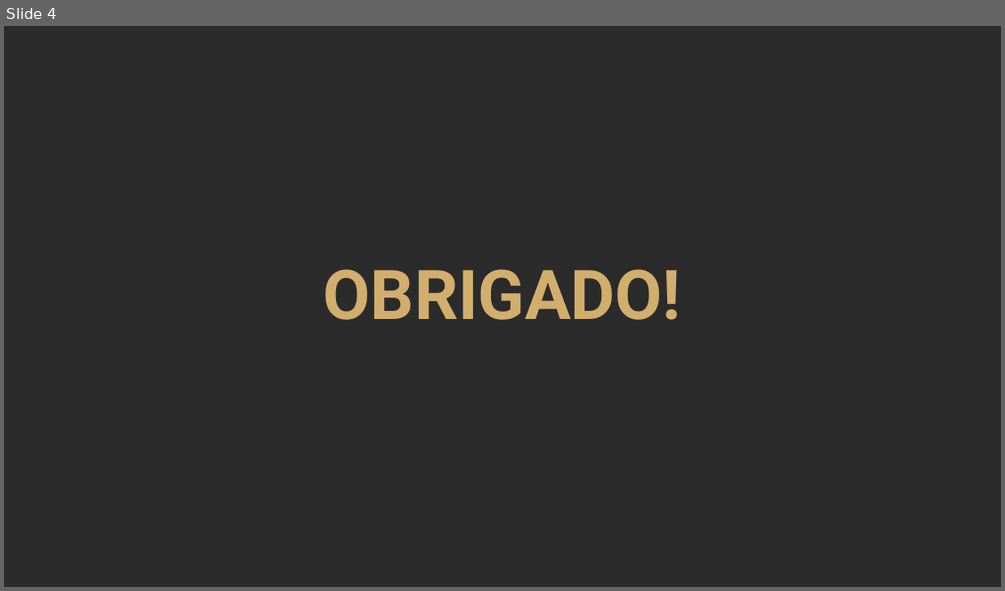
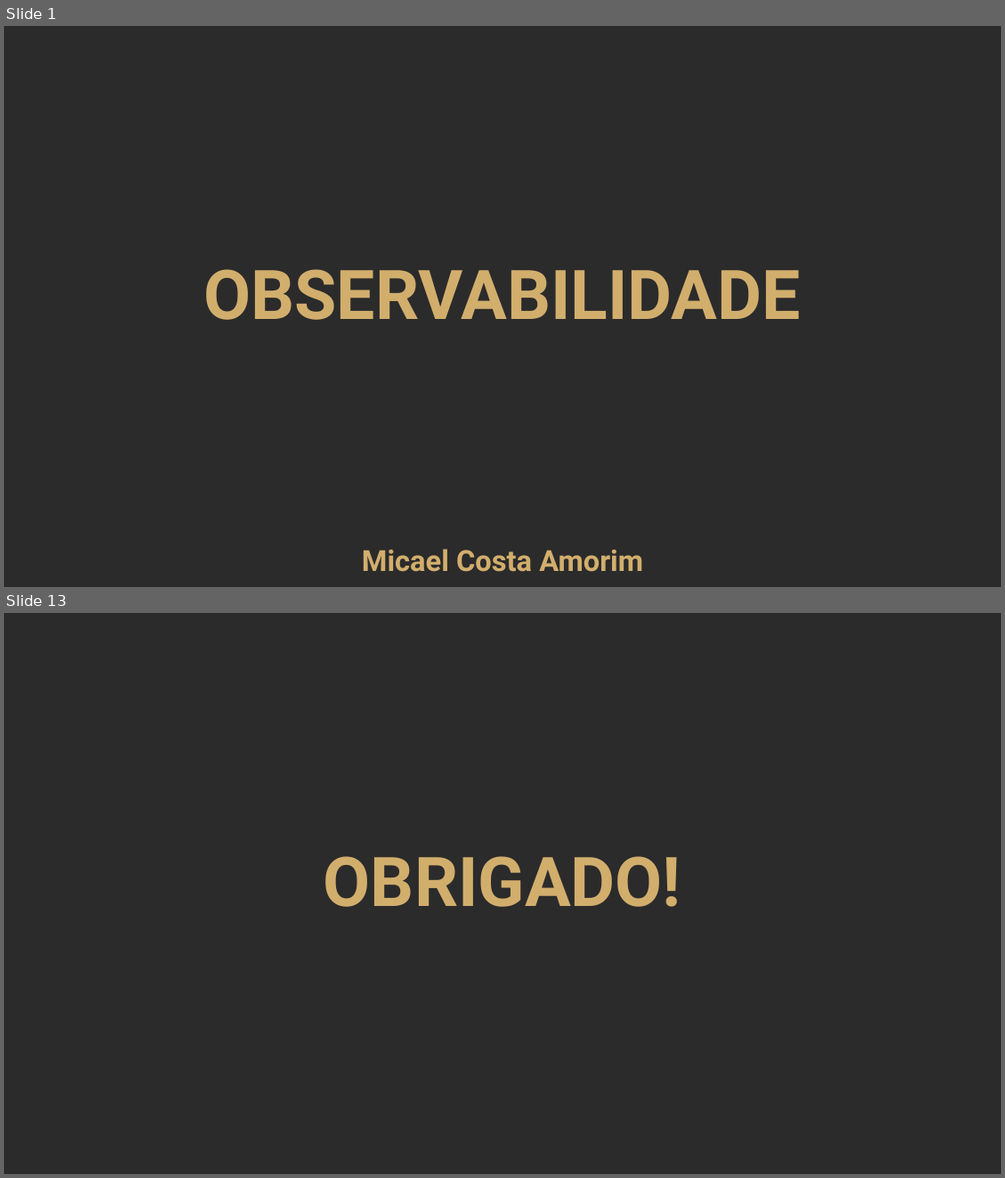
Before and after one commit to MicaelCosta/Observability, a slide deck: infra/template_apresentacao_autoware.pptx. Shown one above the other, each under a label of ours: slide 4 before the commit, slides 1 and 13 after it; the slides between them are not shown. The pictures are 1005x591 and 1005x1178 pixels, drawn with LibreOffice and Linux fonts; fonts in the diff are those of the drawing; background and template pictures are left out; a plain dark background stands for a picture behind light text. Boxes give left, top, right and bottom in pixels: in the first picture for what was removed or moved away, otherwise in the second. Text is boxed around its words. In the diff, an @@ line names an element or a change of style, - is before the commit and + after.

```diff
--- a/infra/template_apresentacao_autoware.pptx
+++ b/infra/template_apresentacao_autoware.pptx
@@ slide 1 added at (4,26,1001,587), background picture (left out) @@
@@ text added at (203,269,800,320), 66 pt, text #D2AE6D, bold @@
+OBSERVABILIDADE
@@ text added at (362,548,643,572), 28 pt, text #D2AE6D, bold @@
+Micael Costa Amorim
@@ what was slide 4 is now slide 13 @@
```
Also in this commit, not shown: 1 slide changed, 10 other slides added, 2 slides removed, 1 other file.
